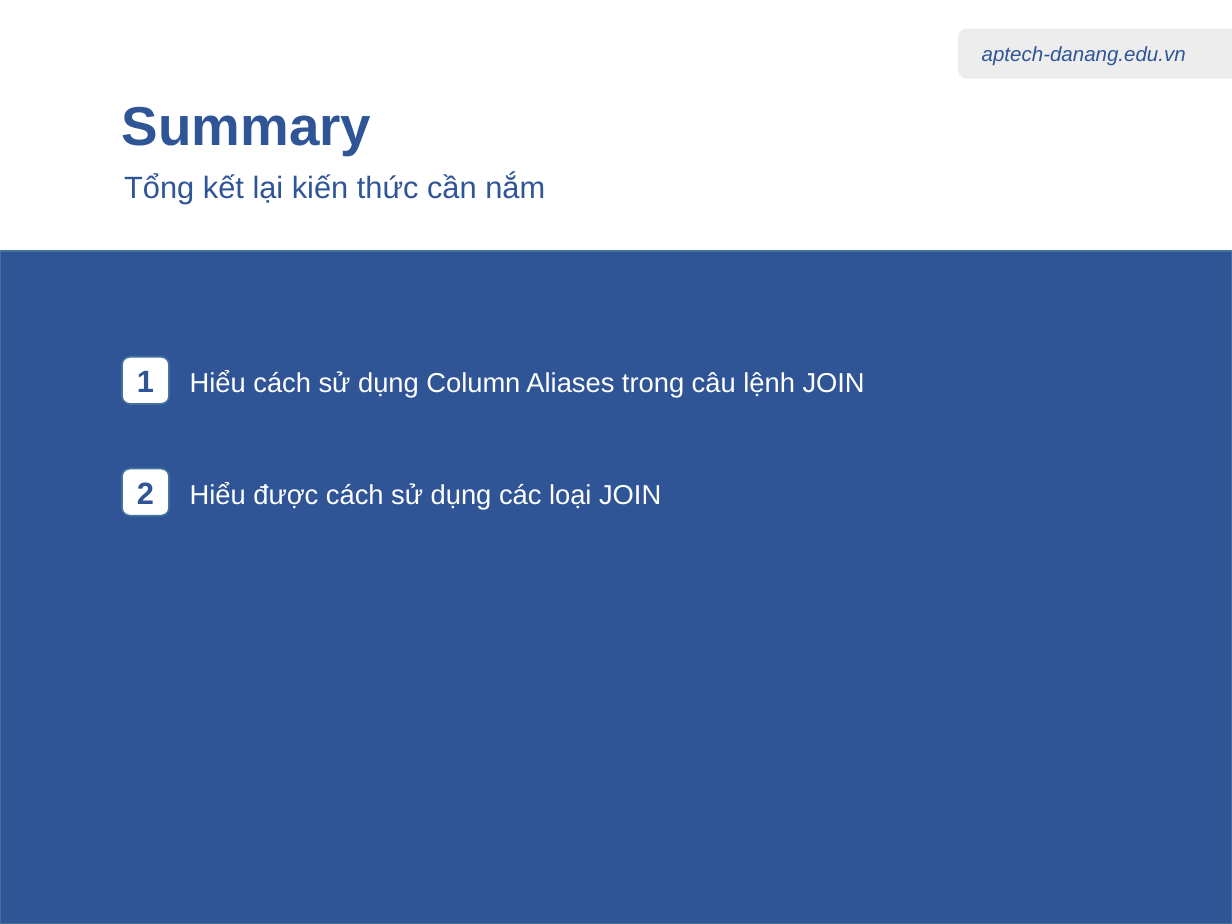
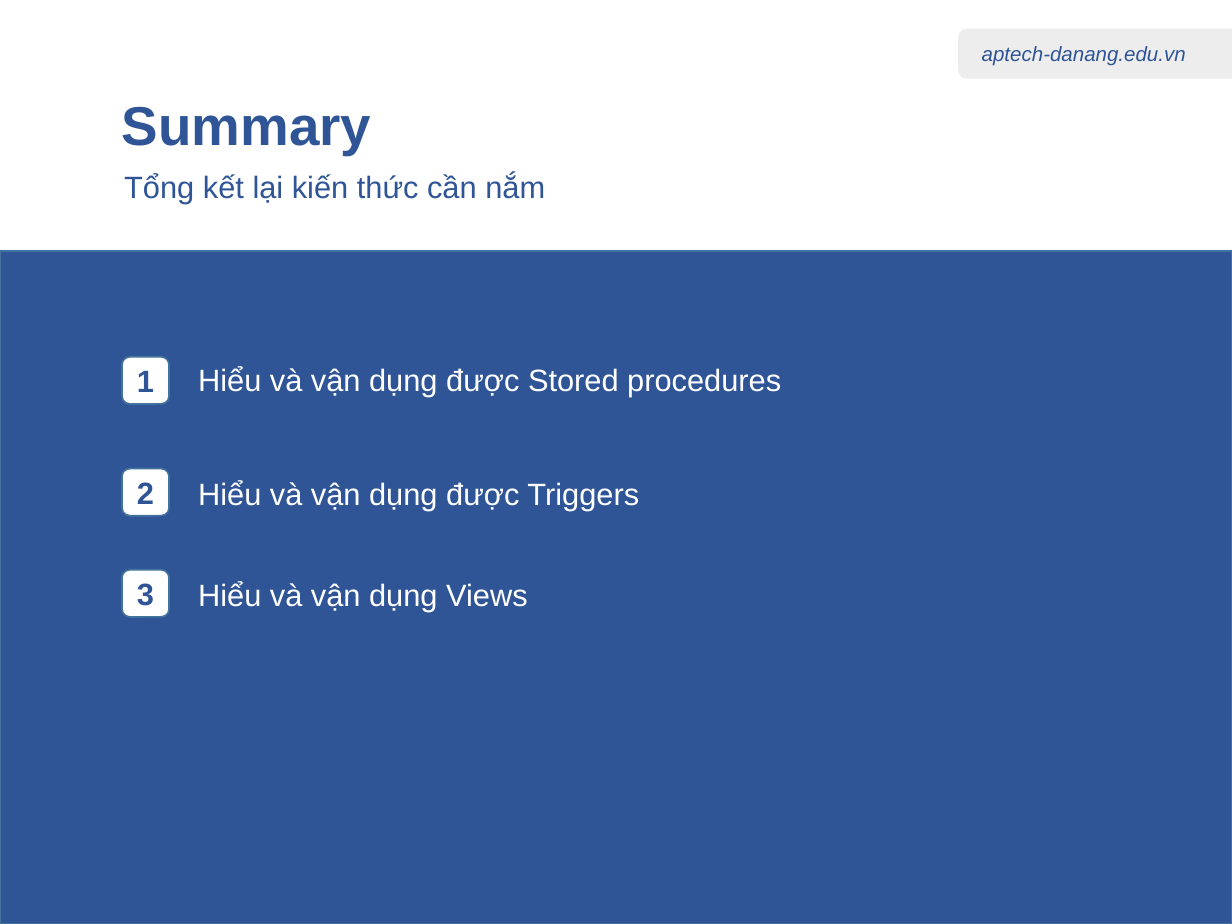
Before and after one commit to nhannn87dn/Learn-PostgreSQL, a slide deck: slide 20 of 01.Lessions/09-Stored-procedures-Triggers-Views/09-Stored-procedures-Triggers-Views.pptx (slide 17 before the commit). Drawn at 1232x924 pixels with LibreOffice and Linux fonts; fonts in the diff are those of the drawing. Boxes give left, top, right and bottom in pixels: in the first picture for what was removed or moved away, otherwise in the second. Text is boxed around its words. In the diff, an @@ line names an element or a change of style, - is before the commit and + after.

```diff
--- a/01.Lessions/09-Stored-procedures-Triggers-Views/09-Stored-procedures-Triggers-Views.pptx
+++ b/01.Lessions/09-Stored-procedures-Triggers-Views/09-Stored-procedures-Triggers-Views.pptx
@@ text at [198, 366, 781, 396]: text changed; size 16 to 18 pt @@
-Hiểu cách sử dụng Column Aliases trong câu lệnh JOIN
+Hiểu và vận dụng được Stored procedures
@@ text at [198, 481, 639, 511]: text changed; size 16 to 18 pt @@
-Hiểu được cách sử dụng các loại JOIN
+Hiểu và vận dụng được Triggers
@@ rounded rectangle added at [122, 570, 169, 617], fill #FFFFFF, outline #43739E 1 pt, 18 pt, text #2F5597, bold @@
+3
@@ text added at [198, 582, 528, 612], 18 pt, text #FFFFFF @@
+Hiểu và vận dụng Views
```
Also in this commit, not shown: 1 other slide changed, 3 slides added, 6 other files.
